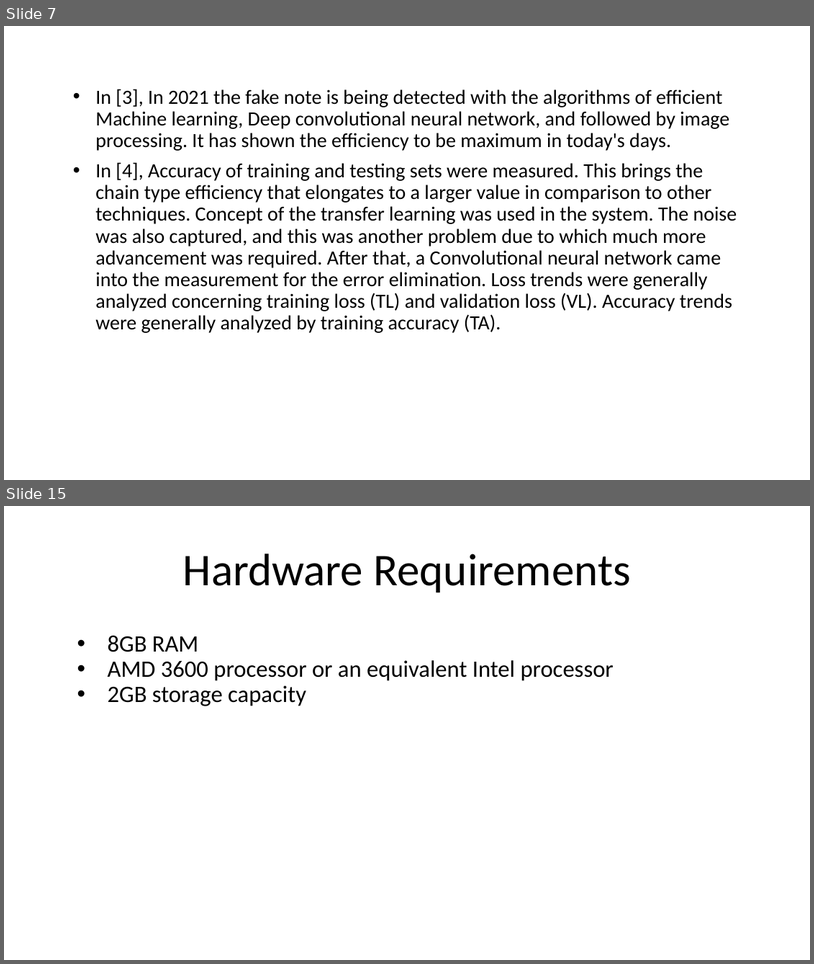
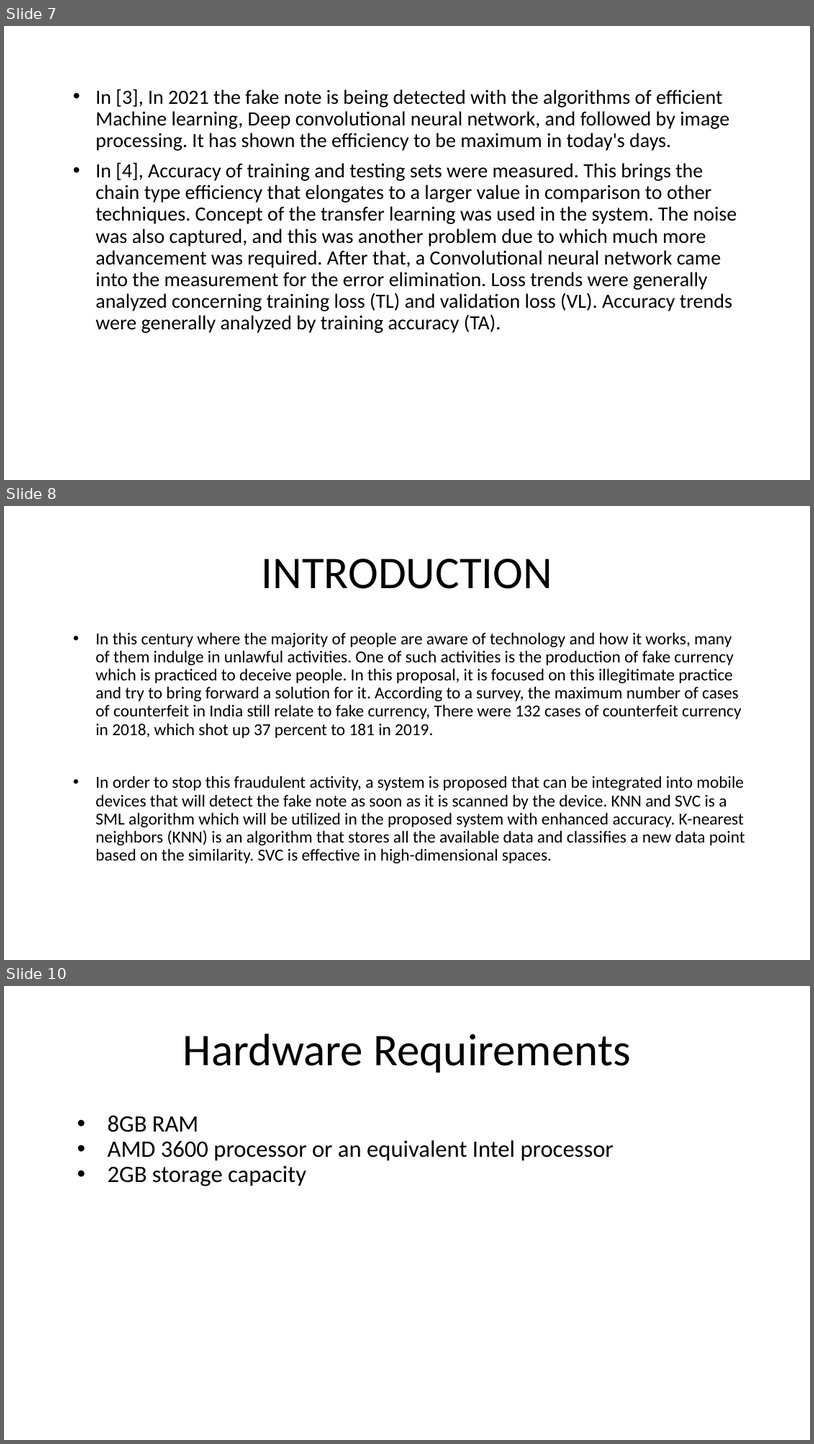
Before and after one commit to Sriram-Karthick-k/final-year-project, a slide deck: final/2nd review/Fake Currency Detection Using Image Processing.pptx. Shown one above the other, each under a label of ours: slides 7 and 15 before the commit, slides 7, 8 and 10 after it; the slides between them are not shown. The pictures are 814x964 and 814x1444 pixels, drawn with LibreOffice and Linux fonts; fonts in the diff are those of the drawing. Boxes give left, top, right and bottom in pixels: in the first picture for what was removed or moved away, otherwise in the second. Text is boxed around its words. In the diff, an @@ line names an element or a change of style, - is before the commit and + after.

```diff
--- a/final/2nd review/Fake Currency Detection Using Image Processing.pptx
+++ b/final/2nd review/Fake Currency Detection Using Image Processing.pptx
@@ slide 8 added at box(4, 506, 810, 960), background #FFFFFF @@
@@ title added at box(262, 559, 553, 589), 54 pt, text #000000 @@
+INTRODUCTION
@@ text added at box(95, 632, 746, 863), 20 pt, text #000000 @@
+• In this century where the majority of people are aware of technology and how it works, many of them indulge in unlawful activities. One of such activities is the production of fake currency which is practiced to deceive people. In this proposal, it is focused on this illegitimate practice and try to bring forward a solution for it. According to a survey, the maximum number of cases of counterfeit in India still relate to fake currency, There were 132 cases of counterfeit currency in 2018, which shot up 37 percent to 181 in 2019.
+• In order to stop this fraudulent activity, a system is proposed that can be integrated into mobile devices that will detect the fake note as soon as it is scanned by the device. KNN and SVC is a SML algorithm which will be utilized in the proposed system with enhanced accuracy. K-nearest neighbors (KNN) is an algorithm that stores all the available data and classifies a new data point based on the similarity. SVC is effective in high-dimensional spaces.
@@ what was slide 15 is now slide 10 @@
```
Also in this commit, not shown: 8 slides changed, 5 other slides added, 1 slide removed, 1 other file.
